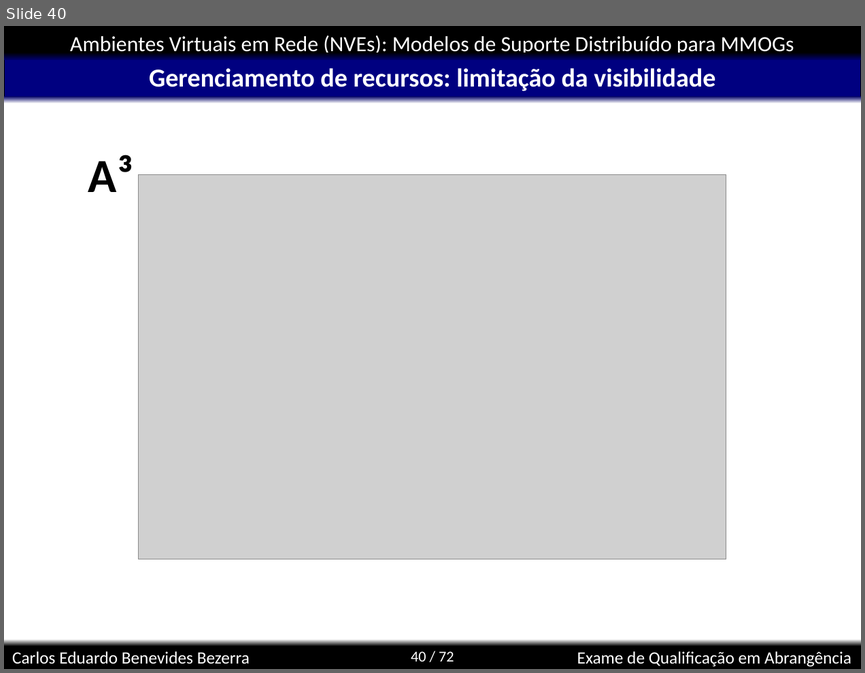
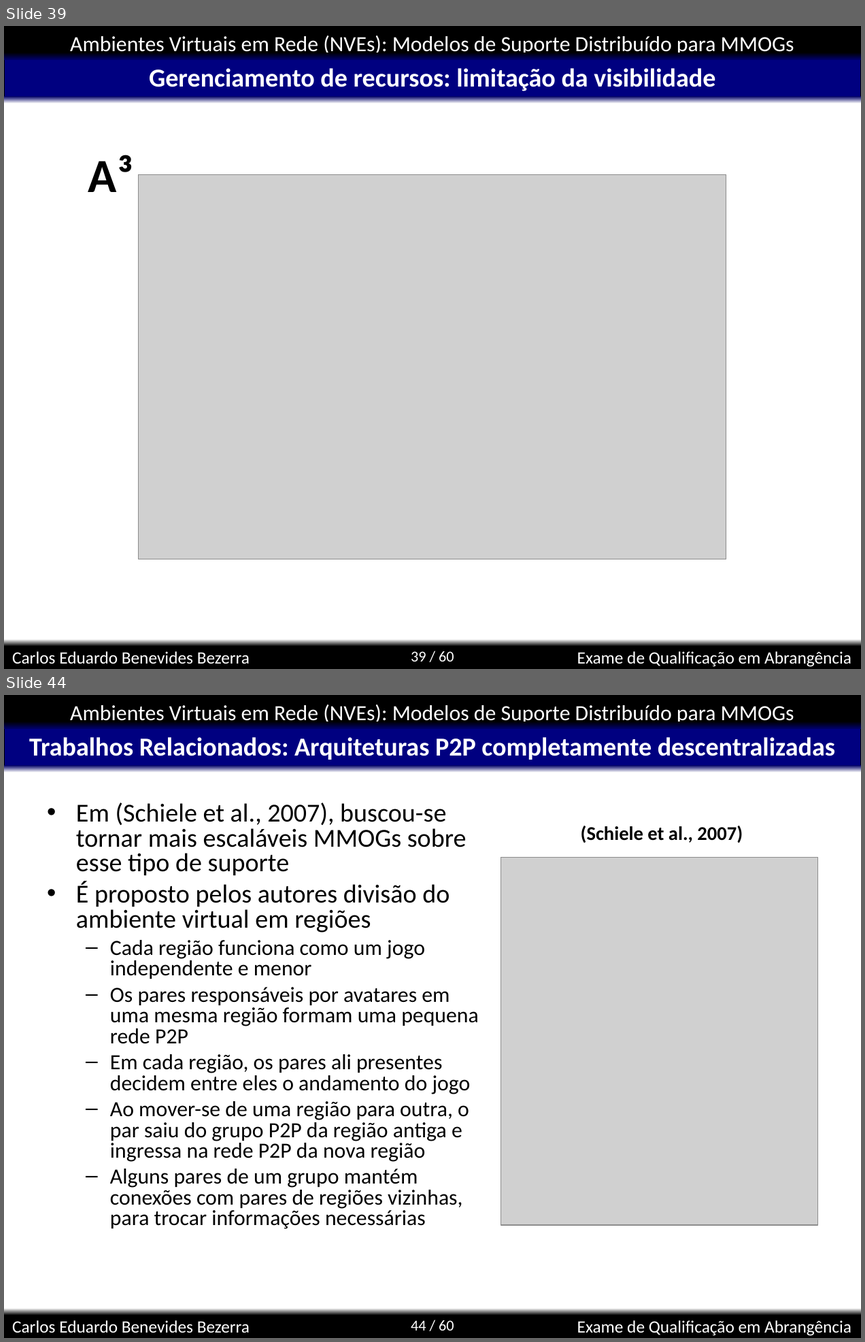
Before and after one commit to kdubezerra/kdubezerra, a slide deck: disciplinas/cmp600/app.ppt. Shown one above the other, each under a label of ours: slide 40 before the commit, slides 39 and 44 after it; the slides between them are not shown. The pictures are 865x673 and 865x1342 pixels, drawn with LibreOffice and Linux fonts; fonts in the diff are those of the drawing; grey boxes stand for pictures; background and template pictures are left out. Boxes give left, top, right and bottom in pixels: in the first picture for what was removed or moved away, otherwise in the second. Text is boxed around its words. In the diff, an @@ line names an element or a change of style, - is before the commit and + after.

```diff
--- a/disciplinas/cmp600/app.ppt
+++ b/disciplinas/cmp600/app.ppt
@@ slide 44 added at bbox=[4, 695, 861, 1338], background #FFFFFF; not listed: 8 template elements that a slide beside it also shows @@
@@ title added at bbox=[29, 737, 835, 760], 24 pt, text #FFFFFF, bold @@
+Trabalhos Relacionados: Arquiteturas P2P completamente descentralizadas
@@ text added at bbox=[76, 802, 479, 1229], 20 pt, text #000000 @@
+• Em (Schiele et al., 2007), buscou-se tornar mais escaláveis MMOGs sobre esse tipo de suporte
+• É proposto pelos autores divisão do ambiente virtual em regiões
+  – Cada região funciona como um jogo independente e menor
+  – Os pares responsáveis por avatares em uma mesma região formam uma pequena rede P2P
+  – Em cada região, os pares ali presentes decidem entre eles o andamento do jogo
+  – Ao mover-se de uma região para outra, o par saiu do grupo P2P da região antiga e ingressa na rede P2P da nova região
+  – Alguns pares de um grupo mantém conexões com pares de regiões vizinhas, para trocar informações necessárias
@@ text added at bbox=[581, 826, 742, 843], 18 pt, text #000000, bold @@
+(Schiele et al., 2007)
@@ picture added at bbox=[501, 858, 818, 1225] @@
@@ what was slide 40 is now slide 39 @@
@@ page number at bbox=[411, 651, 454, 661]: text changed @@
-40 / 72
+39 / 60
```
Also in this commit, not shown: 5 slides changed, 20 other slides added, 1 slide removed, 1 other file.
